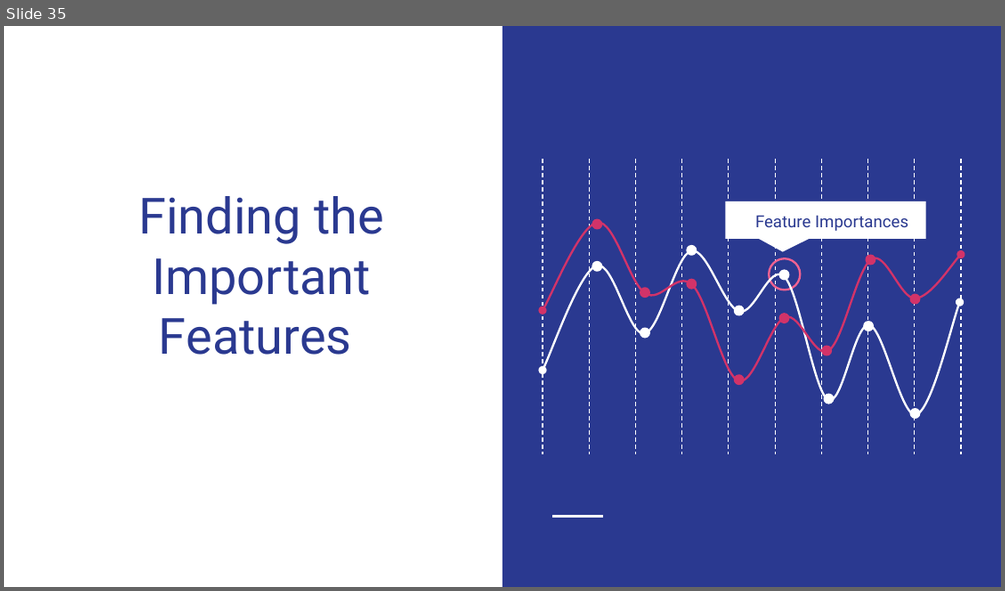
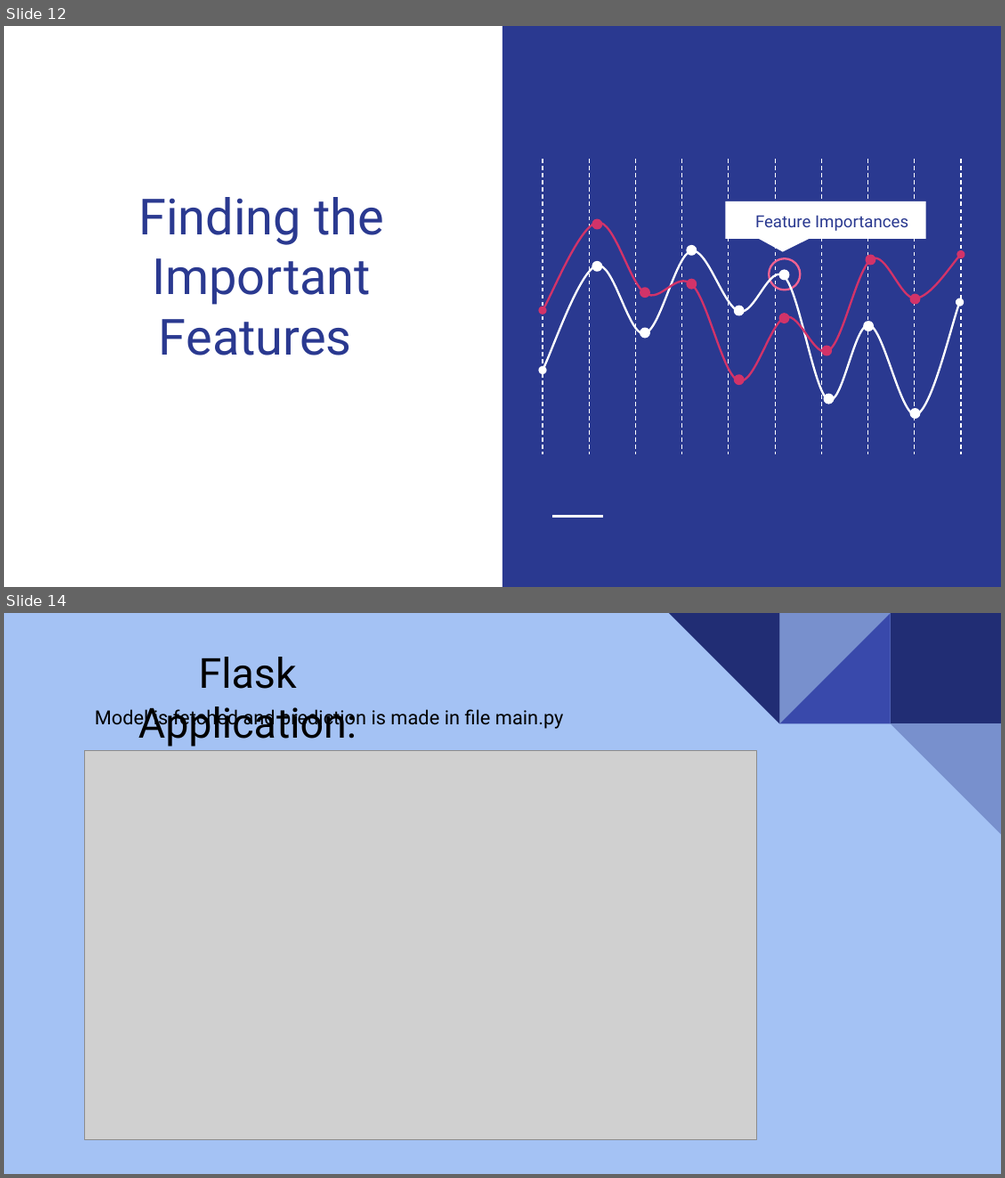
Before and after one commit to uzmabb182/Heroku-outcome-prediction, a slide deck: static/presentation/final_project_presentation_slides.pptx. Shown one above the other, each under a label of ours: slide 35 before the commit, slides 12 and 14 after it; the slides between them are not shown. The pictures are 1005x591 and 1005x1178 pixels, drawn with LibreOffice and Linux fonts; fonts in the diff are those of the drawing; grey boxes stand for pictures. Boxes give left, top, right and bottom in pixels: in the first picture for what was removed or moved away, otherwise in the second. Text is boxed around its words. In the diff, an @@ line names an element or a change of style, - is before the commit and + after.

```diff
--- a/static/presentation/final_project_presentation_slides.pptx
+++ b/static/presentation/final_project_presentation_slides.pptx
@@ slide 14 added at [4, 613, 1001, 1174], background #A4C2F4 @@
@@ text added at [138, 657, 356, 747], 30 pt, text #000000 @@
+Flask Application:
@@ text added at [95, 706, 564, 730], 14 pt, text #000000 @@
+Model is fetched and prediction is made in file main.py
@@ group added at [669, 613, 1001, 835]: 4 right triangles, 1 rectangle @@
@@ picture added at [85, 751, 757, 1140] @@
@@ what was slide 35 is now slide 12 @@
```
Also in this commit, not shown: 4 slides changed, 8 other slides added, 33 slides removed, 1 other file.
